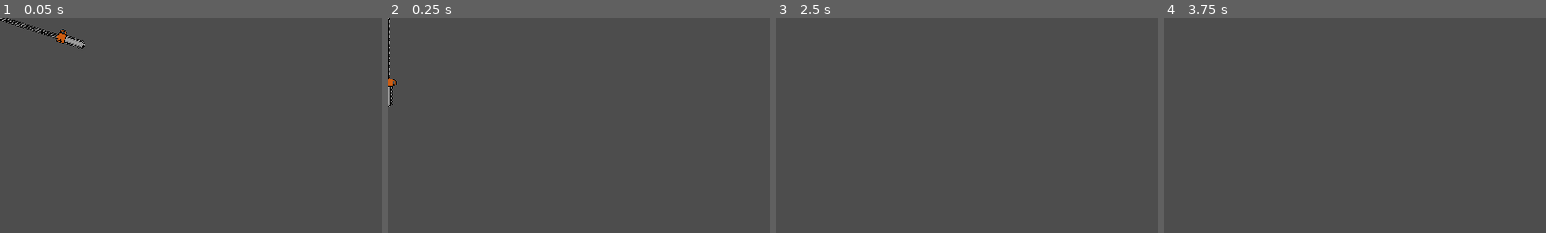
Above: before the commit, frames 1-4 (left to right).
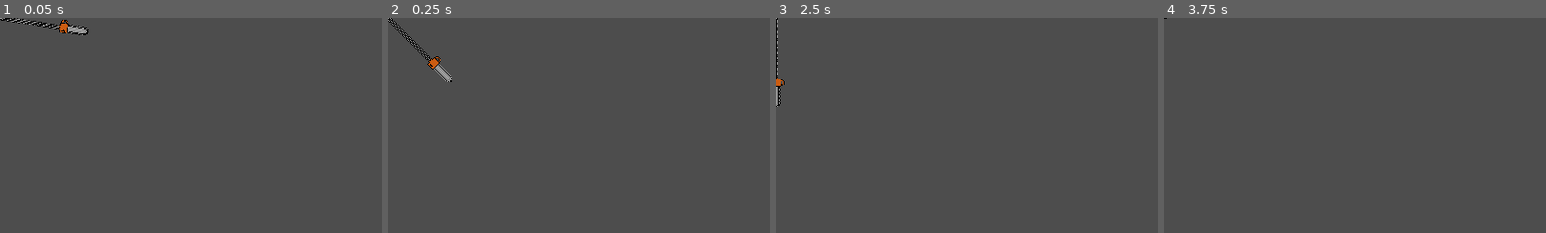
Above: after the commit, the same moments.

Repository: LeBulldoge/torqueterror
Game: Godot game, scene res://weapons/chainsaw.tscn
The game is run twice, just before and just after one commit, with the same random seed, the same clock (stepped at 60 frames per second) and the same inputs. This scene is started directly instead of the project's main scene. The engine's default icon, where the game draws it, is replaced by a stand-in: a white triangle on a blue panel in a dark square.
Inputs (mouse positions are % of the whole screen's width and height, from its top left):
- Up to frame 1 (0.05 s): no input
- Up to frame 2 (0.25 s): no input
- Up to frame 3 (2.5 s): move the mouse to (72, 45) at 0.52 s; hold D (steer_right) 0.53-1.25 s; tap S (decelerate) at 0.6, 2.1 s; click (72, 45) at 0.67 s; tap Enter at 1.25 s; drag from (30, 55) to (45, 70) at 1.27 s; tap Space at 2 s; move the mouse to (60, 28) at 2.02 s; hold D (steer_right) from 2.03 s (still down)
- Up to frame 4 (3.75 s): release D (steer_right) at 2.75 s; tap Enter at 2.75 s; drag from (45, 70) to (20, 35) at 2.77 s; tap Space at 3.5 s; move the mouse to (80, 65) at 3.52 s; hold A (steer_left) from 3.53 s (still down); tap S (decelerate) at 3.6 s
The pictures show only the part of the screen within x 0-50%, y 0-50%; the shares and areas given below are measured in that part.

The runs differ from the first frame. In frame 1, 1.1% of the frame differs, in the area x 0-24%, y 0-15%; in frame 2, 0.9%; in frame 3, 0.3%; in frame 4, less than 0.1%.

Commit message:
Added bat weapon

Diff:
--- a/main.gd
+++ b/main.gd
@@ -19,6 +19,7 @@
     GameState.level_changed.connect(_on_level_up)
     GameState.level_changed.connect($HUD.set_level)
     $HUD.set_level(GameState.level, GameState.get_level_requirement())
+
 
 
 func _on_level_up(level: int, _new_max: float):
--- /dev/null
+++ b/resources/bat_upgrade.gd
@@ -0,0 +1,40 @@
+class_name BatUpgrade
+extends Upgrade
+
+var bat_scene = preload("res://weapons/bat.tscn")
+
+@export var damage := 0.0
+@export var attack_speed := 0.0
+@export var scale := 0.0
+
+enum BatWeaponSide { Left, Right }
+@export var side: BatWeaponSide
+
+@export var position := Vector2.ZERO
+@export var sprite: Texture2D
+
+
+func apply(player: Player):
+    var bats := get_bats(player.get_node("Weapons").get_children())
+    if position != Vector2.ZERO:
+        var bat = bat_scene.instantiate()
+        bat.position = position
+        if side == BatWeaponSide.Left:
+            bat.scale = Vector2(1, -1)
+        else:
+            bat.scale = Vector2(-1, -1)
+        player.get_node("Weapons").add_child(bat)
+        bats.append(bat)
+
+    for bat in bats:
+        bat.scale = (bat.scale / abs(bat.scale)) * scale
+        bat.damage = damage
+        bat.set_speed(attack_speed)
+
+
+func get_bats(weapons: Array[Node]) -> Array[BatWeapon]:
+    var bats: Array[BatWeapon] = []
+    for weapon in weapons:
+        if weapon is BatWeapon:
+            bats.append(weapon)
+    return bats
--- a/resources/chainsaw_upgrade.gd
+++ b/resources/chainsaw_upgrade.gd
@@ -11,7 +11,7 @@
 
 
 func apply(player: Player):
-    var chainsaw: Chainsaw = get_chainsaw(player.get_node("Weapons").get_children())
+    var chainsaw := get_chainsaw(player.get_node("Weapons").get_children())
     if chainsaw == null:
         chainsaw = chainsaw_scene.instantiate()
         player.get_node("Weapons").add_child(chainsaw)
--- /dev/null
+++ b/resources/tracks/bat_upgrade_track.tres
@@ -0,0 +1,13 @@
+[gd_resource type="Resource" script_class="UpgradeTrack" load_steps=7 format=3 uid="uid://b7enw0qfggldt"]
+
+[ext_resource type="Script" path="res://resources/upgrade_track.gd" id="1_qib2a"]
+[ext_resource type="Resource" uid="uid://m3yeh64hevct" path="res://resources/upgrades/bat_upgrade_I.tres" id="2_pki1g"]
+[ext_resource type="Resource" uid="uid://y7avml1v7sej" path="res://resources/upgrades/bat_upgrade_II.tres" id="3_8dtck"]
+[ext_resource type="Resource" uid="uid://baxwjepnlukac" path="res://resources/upgrades/bat_upgrade_III.tres" id="4_yc72u"]
+[ext_resource type="Resource" uid="uid://e225oqepk6rk" path="res://resources/upgrades/bat_upgrade_IV.tres" id="5_7j5bf"]
+[ext_resource type="Resource" uid="uid://dw6n5n8tu3xsv" path="res://resources/upgrades/bat_upgrade_V.tres" id="6_wwi43"]
+
+[resource]
+script = ExtResource("1_qib2a")
+key = "bat"
+upgrades = Array[Resource("res://resources/upgrade.gd")]([ExtResource("2_pki1g"), ExtResource("3_8dtck"), ExtResource("4_yc72u"), ExtResource("5_7j5bf"), ExtResource("6_wwi43")])
--- /dev/null
+++ b/resources/upgrades/bat_upgrade_I.tres
@@ -0,0 +1,20 @@
+[gd_resource type="Resource" script_class="BatUpgrade" load_steps=4 format=3 uid="uid://m3yeh64hevct"]
+
+[ext_resource type="Texture2D" uid="uid://b4t58c8uqujdk" path="res://sprites/armbat.png" id="1_05i1n"]
+[ext_resource type="Script" path="res://resources/bat_upgrade.gd" id="1_ekg4s"]
+
+[sub_resource type="AtlasTexture" id="AtlasTexture_eww7j"]
+atlas = ExtResource("1_05i1n")
+region = Rect2(40, -28, 80, 128)
+
+[resource]
+script = ExtResource("1_ekg4s")
+damage = 5.0
+attack_speed = 2.0
+scale = 1.0
+side = 0
+position = Vector2(57, -20)
+title = "Hitchhiker with a bat I"
+description = "Better run home"
+icon = SubResource("AtlasTexture_eww7j")
+single_use = false
--- /dev/null
+++ b/resources/upgrades/bat_upgrade_II.tres
@@ -0,0 +1,20 @@
+[gd_resource type="Resource" script_class="BatUpgrade" load_steps=4 format=3 uid="uid://y7avml1v7sej"]
+
+[ext_resource type="Texture2D" uid="uid://b4t58c8uqujdk" path="res://sprites/armbat.png" id="1_g0mq5"]
+[ext_resource type="Script" path="res://resources/bat_upgrade.gd" id="2_mrnrf"]
+
+[sub_resource type="AtlasTexture" id="AtlasTexture_eww7j"]
+atlas = ExtResource("1_g0mq5")
+region = Rect2(40, -28, 80, 128)
+
+[resource]
+script = ExtResource("2_mrnrf")
+damage = 10.0
+attack_speed = 2.2
+scale = 1.2
+side = 0
+position = Vector2(0, 0)
+title = "Hitchhiker with a bat II"
+description = "Better run home"
+icon = SubResource("AtlasTexture_eww7j")
+single_use = false
--- /dev/null
+++ b/resources/upgrades/bat_upgrade_III.tres
@@ -0,0 +1,20 @@
+[gd_resource type="Resource" script_class="BatUpgrade" load_steps=4 format=3 uid="uid://baxwjepnlukac"]
+
+[ext_resource type="Texture2D" uid="uid://b4t58c8uqujdk" path="res://sprites/armbat.png" id="1_c2i0i"]
+[ext_resource type="Script" path="res://resources/bat_upgrade.gd" id="2_8314k"]
+
+[sub_resource type="AtlasTexture" id="AtlasTexture_eww7j"]
+atlas = ExtResource("1_c2i0i")
+region = Rect2(40, -28, 80, 128)
+
+[resource]
+script = ExtResource("2_8314k")
+damage = 15.0
+attack_speed = 3.0
+scale = 1.5
+side = 1
+position = Vector2(-58, -19)
+title = "Hitchhiker with a bat III"
+description = "Better run home"
+icon = SubResource("AtlasTexture_eww7j")
+single_use = false
--- /dev/null
+++ b/resources/upgrades/bat_upgrade_IV.tres
@@ -0,0 +1,20 @@
+[gd_resource type="Resource" script_class="BatUpgrade" load_steps=4 format=3 uid="uid://e225oqepk6rk"]
+
+[ext_resource type="Texture2D" uid="uid://b4t58c8uqujdk" path="res://sprites/armbat.png" id="1_cyhuf"]
+[ext_resource type="Script" path="res://resources/bat_upgrade.gd" id="2_6s6e2"]
+
+[sub_resource type="AtlasTexture" id="AtlasTexture_eww7j"]
+atlas = ExtResource("1_cyhuf")
+region = Rect2(40, -28, 80, 128)
+
+[resource]
+script = ExtResource("2_6s6e2")
+damage = 20.0
+attack_speed = 3.0
+scale = 1.8
+side = 0
+position = Vector2(0, 0)
+title = "Hitchhiker with a bat IV"
+description = "Better run home"
+icon = SubResource("AtlasTexture_eww7j")
+single_use = false
--- /dev/null
+++ b/resources/upgrades/bat_upgrade_V.tres
@@ -0,0 +1,20 @@
+[gd_resource type="Resource" script_class="BatUpgrade" load_steps=4 format=3 uid="uid://dw6n5n8tu3xsv"]
+
+[ext_resource type="Texture2D" uid="uid://b4t58c8uqujdk" path="res://sprites/armbat.png" id="1_jadt5"]
+[ext_resource type="Script" path="res://resources/bat_upgrade.gd" id="2_cuu2t"]
+
+[sub_resource type="AtlasTexture" id="AtlasTexture_eww7j"]
+atlas = ExtResource("1_jadt5")
+region = Rect2(40, -28, 80, 128)
+
+[resource]
+script = ExtResource("2_cuu2t")
+damage = 25.0
+attack_speed = 4.0
+scale = 2.0
+side = 1
+position = Vector2(-57, 3)
+title = "Hitchhiker with a bat V"
+description = "Better run home"
+icon = SubResource("AtlasTexture_eww7j")
+single_use = false
--- a/scripts/GameState.tscn
+++ b/scripts/GameState.tscn
@@ -1,9 +1,10 @@
-[gd_scene load_steps=4 format=3 uid="uid://bx3lxglo7vyjs"]
+[gd_scene load_steps=5 format=3 uid="uid://bx3lxglo7vyjs"]
 
 [ext_resource type="Script" path="res://scripts/game_state.gd" id="1_yl640"]
 [ext_resource type="Resource" uid="uid://ciyh3mt10mj5l" path="res://resources/car_damage_track.tres" id="2_lbgxt"]
 [ext_resource type="Resource" uid="uid://r3bamcexwayh" path="res://resources/chainsaw_upgrade_track.tres" id="3_502dt"]
+[ext_resource type="Resource" uid="uid://b7enw0qfggldt" path="res://resources/tracks/bat_upgrade_track.tres" id="4_yxqyl"]
 
 [node name="GameState" type="Node"]
 script = ExtResource("1_yl640")
-upgrade_pool = Array[Resource]([ExtResource("2_lbgxt"), ExtResource("3_502dt")])
+upgrade_pool = Array[Resource]([ExtResource("2_lbgxt"), ExtResource("3_502dt"), ExtResource("4_yxqyl")])
--- /dev/null
+++ b/weapons/bat.gd
@@ -0,0 +1,23 @@
+class_name BatWeapon
+extends Area2D
+
+
+@export var damage := 1.0
+@export var attack_speed := 1.0
+
+
+func _ready():
+    set_speed(attack_speed)
+
+
+func set_speed(new_speed: float):
+    $AnimationPlayer.speed_scale = new_speed
+    $AnimatedSprite2D.speed_scale = new_speed
+
+
+func _on_area_entered(area: Area2D):
+    if not area is HitBoxComponent:
+        return
+
+    var hb = area as HitBoxComponent
+    hb.damage(damage)
--- /dev/null
+++ b/weapons/bat.tscn
@@ -0,0 +1,86 @@
+[gd_scene load_steps=9 format=3 uid="uid://cjxp7mksm785f"]
+
+[ext_resource type="Script" path="res://weapons/bat.gd" id="1_mvo7n"]
+[ext_resource type="Texture2D" uid="uid://b4t58c8uqujdk" path="res://sprites/armbat.png" id="2_3f2yn"]
+
+[sub_resource type="CapsuleShape2D" id="CapsuleShape2D_ucc6h"]
+radius = 13.399
+height = 51.8821
+
+[sub_resource type="AtlasTexture" id="AtlasTexture_vujb8"]
+atlas = ExtResource("2_3f2yn")
+region = Rect2(0, 0, 52, 57)
+
+[sub_resource type="AtlasTexture" id="AtlasTexture_htvld"]
+atlas = ExtResource("2_3f2yn")
+region = Rect2(52, 0, 52, 57)
+
+[sub_resource type="SpriteFrames" id="SpriteFrames_2fi0g"]
+animations = [{
+"frames": [{
+"duration": 1.0,
+"texture": SubResource("AtlasTexture_vujb8")
+}, {
+"duration": 1.0,
+"texture": SubResource("AtlasTexture_htvld")
+}],
+"loop": true,
+"name": &"default",
+"speed": 1.0
+}]
+
+[sub_resource type="Animation" id="Animation_036ws"]
+resource_name = "swing"
+length = 2.0
+loop_mode = 1
+tracks/0/type = "value"
+tracks/0/imported = false
+tracks/0/enabled = true
+tracks/0/path = NodePath("CollisionShape2D:position")
+tracks/0/interp = 1
+tracks/0/loop_wrap = true
+tracks/0/keys = {
+"times": PackedFloat32Array(0, 1.3),
+"transitions": PackedFloat32Array(1, 1),
+"update": 1,
+"values": [Vector2(-5, -11), Vector2(12, 13)]
+}
+tracks/1/type = "value"
+tracks/1/imported = false
+tracks/1/enabled = true
+tracks/1/path = NodePath("CollisionShape2D:rotation")
+tracks/1/interp = 1
+tracks/1/loop_wrap = true
+tracks/1/keys = {
+"times": PackedFloat32Array(0, 1.3),
+"transitions": PackedFloat32Array(1, 1),
+"update": 1,
+"values": [-0.471239, -2.66337]
+}
+
+[sub_resource type="AnimationLibrary" id="AnimationLibrary_r21lr"]
+_data = {
+"swing": SubResource("Animation_036ws")
+}
+
+[node name="Bat" type="Area2D"]
+collision_layer = 256
+collision_mask = 4
+script = ExtResource("1_mvo7n")
+
+[node name="CollisionShape2D" type="CollisionShape2D" parent="."]
+position = Vector2(-5, -11)
+rotation = -0.471239
+shape = SubResource("CapsuleShape2D_ucc6h")
+
+[node name="AnimatedSprite2D" type="AnimatedSprite2D" parent="."]
+sprite_frames = SubResource("SpriteFrames_2fi0g")
+autoplay = "default"
+
+[node name="AnimationPlayer" type="AnimationPlayer" parent="."]
+autoplay = "swing"
+libraries = {
+"": SubResource("AnimationLibrary_r21lr")
+}
+
+[connection signal="area_entered" from="." to="." method="_on_area_entered"]
--- a/weapons/chainsaw.gd
+++ b/weapons/chainsaw.gd
@@ -3,11 +3,11 @@
 
 
 @export var damage := 1.0
-@export var spin_speed := 1.0
+@export var attack_speed := 1.0
 
 
 func _ready():
-    set_speed(spin_speed)
+    set_speed(attack_speed)
 
 
 func set_sprite(sprite: Texture2D):
--- a/weapons/chainsaw.tscn
+++ b/weapons/chainsaw.tscn
@@ -51,12 +51,10 @@
 }
 
 [node name="Chainsaw" type="Area2D"]
-rotation = 3.52383
+rotation = 2.80445
 collision_layer = 256
 collision_mask = 4
 script = ExtResource("1_30tyf")
-damage = 15
-spin_speed = 2.0
 
 [node name="CollisionShape2D" type="CollisionShape2D" parent="."]
 position = Vector2(112.75, 0)
@@ -66,7 +64,7 @@
 position = Vector2(67, -3)
 sprite_frames = SubResource("SpriteFrames_2fi0g")
 autoplay = "default"
-frame_progress = 0.394323
+frame_progress = 0.249398
 
 [node name="AnimationPlayer" type="AnimationPlayer" parent="."]
 autoplay = "rotation"
Binary file added: sprites/armbat.png
Not shown, added: sprites/armbat.png.import
